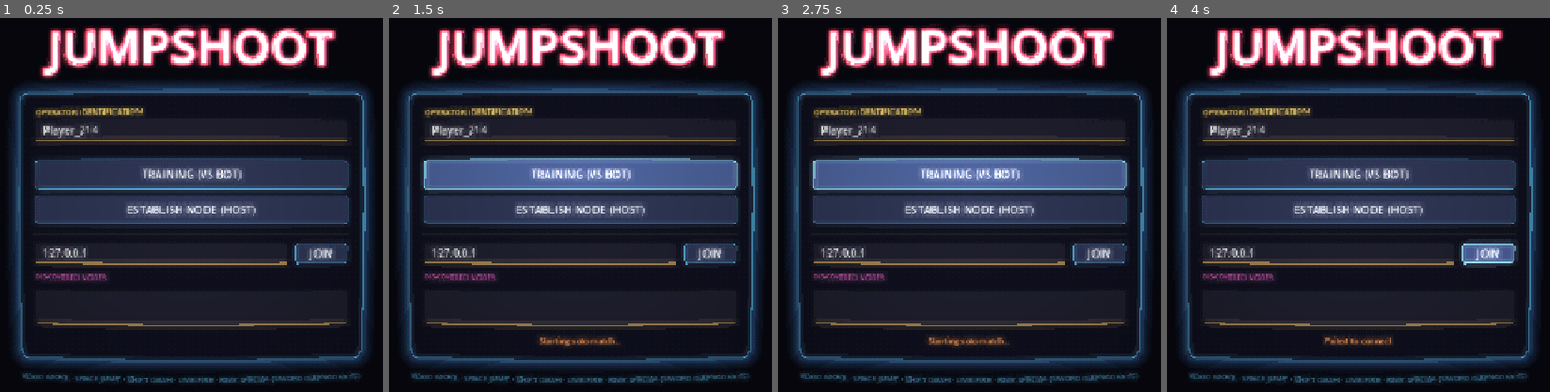
Above: before the commit, frames 1-4 (left to right).
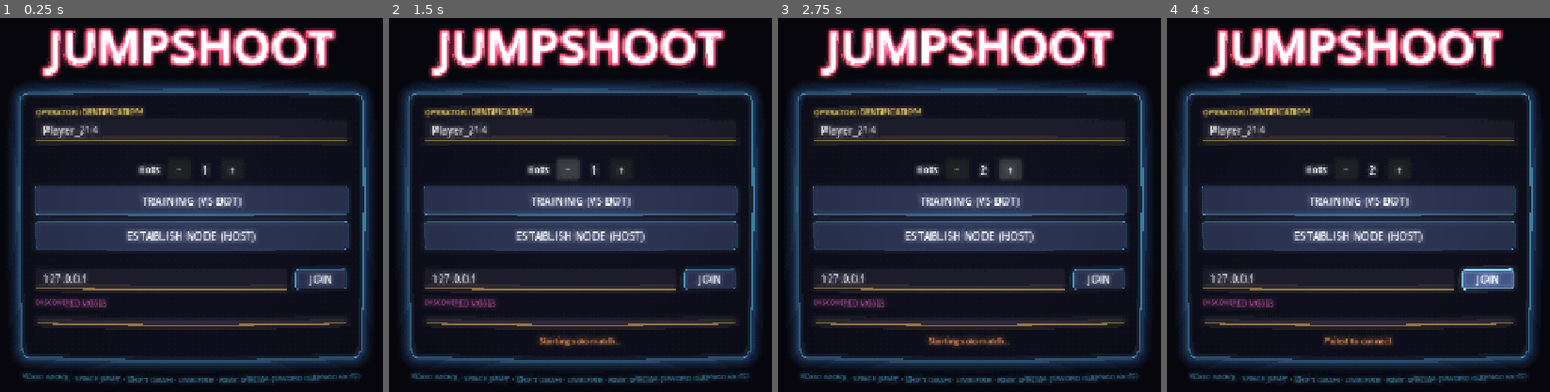
Above: after the commit, the same moments.

Repository: joepio/growing-guns
Game: Godot game, scene res://scenes/main.tscn
Same seed, same stepped clock (60 frames per second), same inputs: the game is played once before the commit and once after it. This scene is started directly instead of the project's main scene. Sound files missing from this copy of the repository are replaced by a short silence.
Inputs (mouse positions are in pixels of both pictures, inside the frame that each line leads up to):
- Up to frame 1 (0.25 s): no input
- Up to frame 2 (1.5 s): click "TRAINING (VS BOT)" at 0.5 s; click (569, 175) at 1.25 s, where only the run after the commit has a clickable "−"
- Up to frame 3 (2.75 s): click (1003, 175) at 2 s, where only the run after the commit has a clickable "+"
- Up to frame 4 (4 s): click "ESTABLISH NODE (HOST)" at 2.75 s; click "JOIN" at 3.5 s

The runs differ from the first frame. In frame 1, 20% of the frame differs, in the area x 9-92%, y 37-78%; in frame 2, 21%; in frame 3, 21%, in the area x 8-92%, y 36-78%; in frame 4, 20%.

Commit message:
multi bot

Diff:
--- a/scripts/game.gd
+++ b/scripts/game.gd
@@ -7,8 +7,27 @@
 const CARDS_PER_PICK := 3
 const SPAWN_CAPSULE_RADIUS := 0.4
 const SPAWN_CAPSULE_HEIGHT := 1.8
-const BOT_ID := 9999
+const BOT_ID_BASE := 9000
+const BOT_ID_LIMIT := 9100  # IDs 9000..9099 are reserved for bots
 const BOT_NAME := "BOT"
+
+func _is_bot_id(pid: int) -> bool:
+	return pid >= BOT_ID_BASE and pid < BOT_ID_LIMIT
+
+func _bot_ids() -> Array[int]:
+	var out: Array[int] = []
+	for raw_id in NetworkManager.players:
+		var pid := int(raw_id)
+		if _is_bot_id(pid):
+			out.append(pid)
+	return out
+
+func _human_count() -> int:
+	var n: int = 0
+	for raw_id in NetworkManager.players:
+		if not _is_bot_id(int(raw_id)):
+			n += 1
+	return n
 const SPAWN_MIN_SPACING := 8.0   # meters — two fresh spawns must be at least this far apart
 
 var rounds_to_win: int = 10
@@ -229,15 +248,16 @@
 			_spawn_player(pid, NetworkManager.players[pid])
 
 		var bot_requested: bool = NetworkManager.has_meta("spawn_bot_on_start") and NetworkManager.get_meta("spawn_bot_on_start")
+		var requested_count: int = int(NetworkManager.get_meta("bot_count_on_start", 1)) if bot_requested else 0
 		if bot_requested:
-			_maybe_spawn_bot()
+			_spawn_bots(requested_count)
 
 		_maybe_start_match()
 
 		# SP fallback: if nobody else has joined yet, and no bot was specifically requested,
 		# we still give a bot to fight as a default "sandbox" experience.
 		if not bot_requested:
-			_maybe_spawn_bot.call_deferred()
+			_spawn_bots.call_deferred(1)
 	else:
 		# Instantly show the client state — makes it obvious when you thought
 		# you were solo but actually joined an orphan on port 27015.
@@ -407,8 +427,8 @@
 	var sender := multiplayer.get_remote_sender_id()
 	if sender == 0:
 		sender = 1
-	# A real peer is joining — boot the SP bot if one is around.
-	_despawn_bot_if_any()
+	# A real peer is joining — boot any SP bots that are around.
+	_despawn_all_bots()
 	NetworkManager.players[sender] = pname
 	if not round_wins.has(sender):
 		round_wins[sender] = 0
@@ -491,34 +511,42 @@
 
 # -------------------- SINGLE-PLAYER BOT --------------------
 
-func _maybe_spawn_bot() -> void:
-	if not multiplayer.is_server():
-		return
-	if NetworkManager.players.size() >= 2:
-		return
-	if players_root.has_node(str(BOT_ID)):
-		return
-	NetworkManager.players[BOT_ID] = BOT_NAME
-	round_wins[BOT_ID] = 0
-	NetworkManager.player_list_changed.emit()
-	_do_spawn.rpc(BOT_ID, BOT_NAME, _random_spawn(_current_player_positions()), true)
-	_broadcast_scores.rpc(round_wins)
-	_maybe_start_match()
-
-func _despawn_bot_if_any() -> void:
-	if not players_root.has_node(str(BOT_ID)):
-		return
-	_despawn.rpc(BOT_ID)
-	NetworkManager.players.erase(BOT_ID)
-	round_wins.erase(BOT_ID)
+func _spawn_bots(count: int) -> void:
+	if not multiplayer.is_server() or count <= 0:
+		return
+	var spawned_any := false
+	for i in count:
+		var pid: int = BOT_ID_BASE + i
+		if pid >= BOT_ID_LIMIT:
+			break
+		if players_root.has_node(str(pid)):
+			continue
+		var bot_name: String = BOT_NAME if count == 1 else "%s_%d" % [BOT_NAME, i + 1]
+		NetworkManager.players[pid] = bot_name
+		round_wins[pid] = 0
+		_do_spawn.rpc(pid, bot_name, _random_spawn(_current_player_positions()), true)
+		spawned_any = true
+	if spawned_any:
+		NetworkManager.player_list_changed.emit()
+		_broadcast_scores.rpc(round_wins)
+		_maybe_start_match()
+
+func _despawn_all_bots() -> void:
+	var bot_ids := _bot_ids()
+	if bot_ids.is_empty():
+		return
+	for pid in bot_ids:
+		_despawn.rpc(pid)
+		NetworkManager.players.erase(pid)
+		round_wins.erase(pid)
+		pending_pick_cards_by_player.erase(pid)
+		completed_picks.erase(pid)
+		eliminated_players.erase(pid)
 	NetworkManager.player_list_changed.emit()
 	_broadcast_scores.rpc(round_wins)
 	if state == State.PICKING_CARD:
 		_hide_card_pick.rpc()
 	_hide_rematch_overlay.rpc()
-	pending_pick_cards_by_player.erase(BOT_ID)
-	completed_picks.erase(BOT_ID)
-	eliminated_players.erase(BOT_ID)
 	state = State.WAITING
 
 # -------------------- ROUND FLOW --------------------
@@ -663,9 +691,9 @@
 	pending_picker_id = loser_id
 	pending_pick_cards = cards
 	var peer := _peer_for_player(loser_id)
-	if peer != 0 and loser_id != BOT_ID:
+	if peer != 0 and not _is_bot_id(loser_id):
 		_show_card_pick.rpc_id(peer, loser_id, cards)
-	if loser_id == BOT_ID:
+	if _is_bot_id(loser_id):
 		_bot_auto_pick.call_deferred(loser_id)
 
 func _get_rarity_score_factor(pid: int) -> float:
@@ -1176,6 +1204,9 @@
 	for c in pick_row.get_children():
 		c.queue_free()
 	Input.mouse_mode = Input.MOUSE_MODE_CAPTURED
+	# Card picked → no longer "freshly dead". Drop the blood overlay so
+	# the spectator/ghost view is clear.
+	show_death_effect(false)
 
 @rpc("authority", "call_local", "reliable")
 func _announce(text: String, duration: float) -> void:
@@ -1699,7 +1730,7 @@
 	var all_voted := true
 	for pid in NetworkManager.players:
 		# Bots always effectively vote 'yes' instantly
-		if pid == BOT_ID:
+		if _is_bot_id(int(pid)):
 			continue
 		if not _extend_votes.get(pid, false):
 			all_voted = false
@@ -1825,11 +1856,7 @@
 	if _pause_menu.visible:
 		Input.mouse_mode = Input.MOUSE_MODE_HIDDEN
 		# Pause the world if this is a solo match (local player + bots only).
-		var human_count := NetworkManager.players.size()
-		if NetworkManager.players.has(BOT_ID):
-			human_count -= 1
-
-		if human_count <= 1:
+		if _human_count() <= 1:
 			get_tree().paused = true
 	else:
 		# Unpause if we were paused.
--- a/scripts/grenade.gd
+++ b/scripts/grenade.gd
@@ -73,6 +73,8 @@
 	var shooter_node: Node = players_root.get_node_or_null(str(shooter_id)) if players_root else null
 	for p in get_tree().get_nodes_in_group("players"):
 		if not is_instance_valid(p):
+			continue
+		if p.get("ghost_mode") == true:
 			continue
 		var dist: float = global_position.distance_to(p.global_position)
 		if dist > RADIUS:
--- a/scripts/main_menu.gd
+++ b/scripts/main_menu.gd
@@ -8,6 +8,10 @@
 @onready var game_list_vbox: VBoxContainer = $Container/Panel/Margin/VBox/ScrollContainer/GameList
 @onready var status_label: Label = $Container/Panel/Margin/VBox/Status
 
+const MAX_BOTS := 7
+var _bot_count: int = 1
+var _bot_count_label: Label = null
+
 func _ready() -> void:
 	Input.mouse_mode = Input.MOUSE_MODE_VISIBLE
 	_build_retro_filter()
@@ -15,12 +19,57 @@
 	bot_button.pressed.connect(_on_vs_bot)
 	host_button.pressed.connect(_on_host)
 	join_button.pressed.connect(_on_join)
+	_build_bot_count_row()
 
 	name_input.text = "Player_%d" % (randi() % 1000)
 
 	# Start listening for local games immediately
 	NetworkManager.game_discovered.connect(_on_games_discovered)
 	NetworkManager.start_discovery()
+
+func _build_bot_count_row() -> void:
+	# "Bots: [-] N [+]" inserted directly above the VS BOT button.
+	var row := HBoxContainer.new()
+	row.alignment = BoxContainer.ALIGNMENT_CENTER
+	row.add_theme_constant_override("separation", 8)
+
+	var label := Label.new()
+	label.text = "Bots:"
+	label.add_theme_font_size_override("font_size", 14)
+	row.add_child(label)
+
+	var minus := Button.new()
+	minus.text = "−"
+	minus.custom_minimum_size = Vector2(34, 28)
+	minus.focus_mode = Control.FOCUS_NONE
+	minus.pressed.connect(_on_bot_minus)
+	row.add_child(minus)
+
+	_bot_count_label = Label.new()
+	_bot_count_label.text = str(_bot_count)
+	_bot_count_label.custom_minimum_size = Vector2(28, 0)
+	_bot_count_label.horizontal_alignment = HORIZONTAL_ALIGNMENT_CENTER
+	_bot_count_label.add_theme_font_size_override("font_size", 16)
+	row.add_child(_bot_count_label)
+
+	var plus := Button.new()
+	plus.text = "+"
+	plus.custom_minimum_size = Vector2(34, 28)
+	plus.focus_mode = Control.FOCUS_NONE
+	plus.pressed.connect(_on_bot_plus)
+	row.add_child(plus)
+
+	var actions := bot_button.get_parent()
+	actions.add_child(row)
+	actions.move_child(row, bot_button.get_index())  # place row right above VS BOT
+
+func _on_bot_minus() -> void:
+	_bot_count = max(1, _bot_count - 1)
+	_bot_count_label.text = str(_bot_count)
+
+func _on_bot_plus() -> void:
+	_bot_count = min(MAX_BOTS, _bot_count + 1)
+	_bot_count_label.text = str(_bot_count)
 
 func _build_retro_filter() -> void:
 	var retro_overlay := ColorRect.new()
@@ -94,6 +143,7 @@
 	status_label.text = "Starting solo match..."
 	if NetworkManager.host_game(name_input.text):
 		NetworkManager.set_meta("spawn_bot_on_start", true)
+		NetworkManager.set_meta("bot_count_on_start", _bot_count)
 		_go_to_game()
 
 func _on_host() -> void:
--- a/scripts/player.gd
+++ b/scripts/player.gd
@@ -663,6 +663,8 @@
 func _apply_bullet_splash(pos: Vector3, radius: float, damage: float, shooter_id: int) -> void:
 	for p: Node3D in get_tree().get_nodes_in_group("players"):
 		if not is_instance_valid(p):
+			continue
+		if p.get("ghost_mode") == true:
 			continue
 		var dist: float = pos.distance_to(p.global_position)
 		if dist > radius:
@@ -2168,7 +2170,7 @@
 	if not is_on_floor():
 		velocity.y -= GRAVITY * delta
 
-	if _bot_target == null or not is_instance_valid(_bot_target):
+	if _bot_target == null or not is_instance_valid(_bot_target) or _bot_target.get("ghost_mode") == true:
 		_bot_target = _bot_find_target()
 	if _bot_target == null:
 		velocity.x = move_toward(velocity.x, 0.0, BOT_MOVE_SPEED * 3.0 * delta)
@@ -2246,7 +2248,7 @@
 		global_position = Vector3(0, 5, 0)
 		_last_sync_pos = Vector3.INF  # force resync
 
-	if _bot_shoot_cooldown <= 0.0 and _bot_has_los(_bot_target):
+	if not ghost_mode and _bot_shoot_cooldown <= 0.0 and _bot_has_los(_bot_target):
 		# Dev toggle (F1 panel): bots keep moving/aiming but hold their fire.
 		var game_scene: Node = get_tree().current_scene
 		if not (game_scene and game_scene.get("bots_hold_fire") == true):
@@ -2268,17 +2270,24 @@
 		SFX.footstep(global_position)
 
 func _bot_find_target() -> Node3D:
+	# Pick the nearest non-ghost player (bot or human) — bots fight everything.
+	var best: Node3D = null
+	var best_d: float = INF
 	for p in get_parent().get_children():
 		if p == self:
 			continue
 		if not p.is_in_group("players"):
 			continue
-		if p.get("is_bot"):
-			continue
 		if p.get("ghost_mode") == true:
 			continue
-		return p
-	return null
+		var p3 := p as Node3D
+		if p3 == null:
+			continue
+		var d: float = global_position.distance_squared_to(p3.global_position)
+		if d < best_d:
+			best_d = d
+			best = p3
+	return best
 
 func _bot_has_los(target: Node3D) -> bool:
 	var from := global_position + Vector3.UP * 0.7
--- a/scripts/sfx.gd
+++ b/scripts/sfx.gd
@@ -81,6 +81,26 @@
 	return cam.global_position if cam else NO_POS
 
 # -------------------- dispatch --------------------
+
+func _configure_3d_player(p: AudioStreamPlayer3D, at: Vector3) -> void:
+	# Close-up sounds stay dry on Master; farther sounds pick up the reverb bus.
+	var listener := _listener_position()
+	var is_close := listener != NO_POS and listener.distance_to(at) < DRY_RADIUS
+	p.bus = "Master" if is_close else BUS_3D
+	# unit_size = the radius within which the sound plays at its authored
+	# volume. Beyond that, INVERSE_DISTANCE drops it off slowly so distant
+	# gunfire still reads (raised from the tighter old default).
+	p.unit_size = 18.0
+	p.max_db = 0.0
+	# No max_distance: gunshots and explosions should always be audible —
+	# their low end propagates across the map even when high freqs are gone.
+	p.max_distance = 0.0
+	p.attenuation_model = AudioStreamPlayer3D.ATTENUATION_INVERSE_DISTANCE
+	# Distance lowpass — high frequencies fall off, so distant shots/explosions
+	# sound thudded out rather than pin-sharp. -12 dB is gentler than the
+	# default -24 dB, keeping the cue audible without the harsh top end.
+	p.attenuation_filter_cutoff_hz = 3200.0
+	p.attenuation_filter_db = -12.0
 
 func _play(samples: PackedVector2Array, volume_db: float = -6.0, at: Vector3 = NO_POS) -> Node:
 	if samples.is_empty():
@@ -103,15 +123,7 @@
 		var p := AudioStreamPlayer3D.new()
 		p.stream = stream
 		p.volume_db = volume_db
-		# Close-up sounds (your own gun, your own steps) stay dry on Master;
-		# farther sounds pick up the room tail on the reverb bus.
-		var listener := _listener_position()
-		var is_close := listener != NO_POS and listener.distance_to(at) < DRY_RADIUS
-		p.bus = "Master" if is_close else BUS_3D
-		p.unit_size = 10.0
-		p.max_db = 0.0                  # point-blank matches authored volume
-		p.max_distance = 120.0          # hard-clip to silence beyond this
-		p.attenuation_model = AudioStreamPlayer3D.ATTENUATION_INVERSE_DISTANCE
+		_configure_3d_player(p, at)
 		add_child(p)
 		p.global_position = at
 		p.play()
@@ -139,13 +151,7 @@
 		p.stream = stream
 		p.volume_db = volume_db
 		p.pitch_scale = pitch_scale
-		var listener := _listener_position()
-		var is_close := listener != NO_POS and listener.distance_to(at) < DRY_RADIUS
-		p.bus = "Master" if is_close else BUS_3D
-		p.unit_size = 10.0
-		p.max_db = 0.0
-		p.max_distance = 120.0
-		p.attenuation_model = AudioStreamPlayer3D.ATTENUATION_INVERSE_DISTANCE
+		_configure_3d_player(p, at)
 		add_child(p)
 		p.global_position = at
 		p.play()
